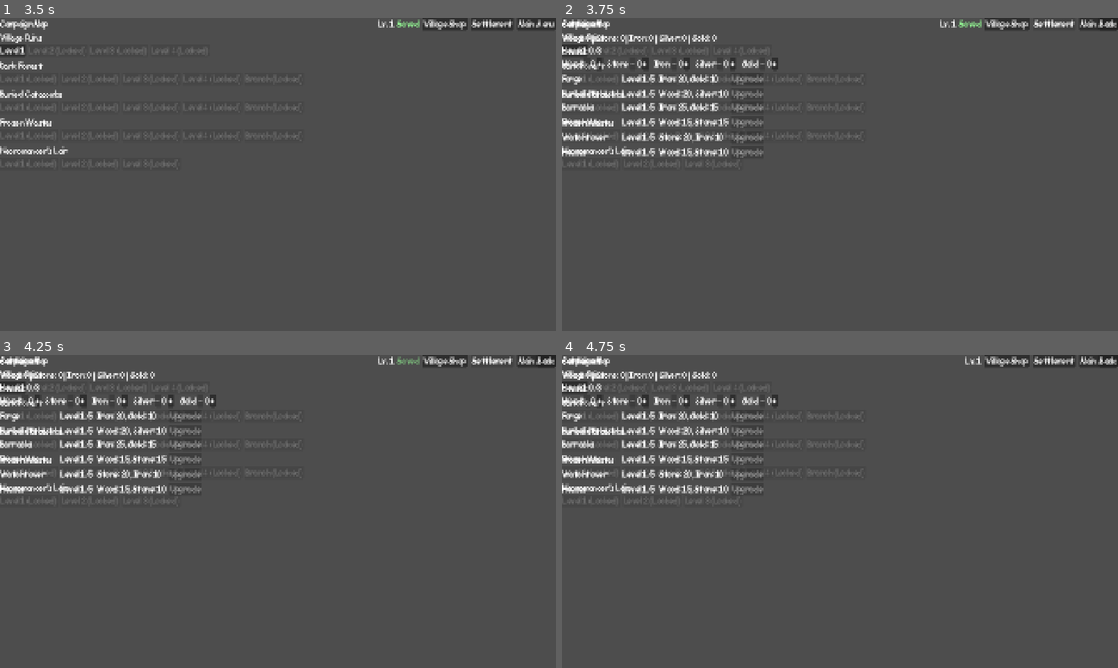
Above: before the commit, frames 1-4 (two rows, left to right).
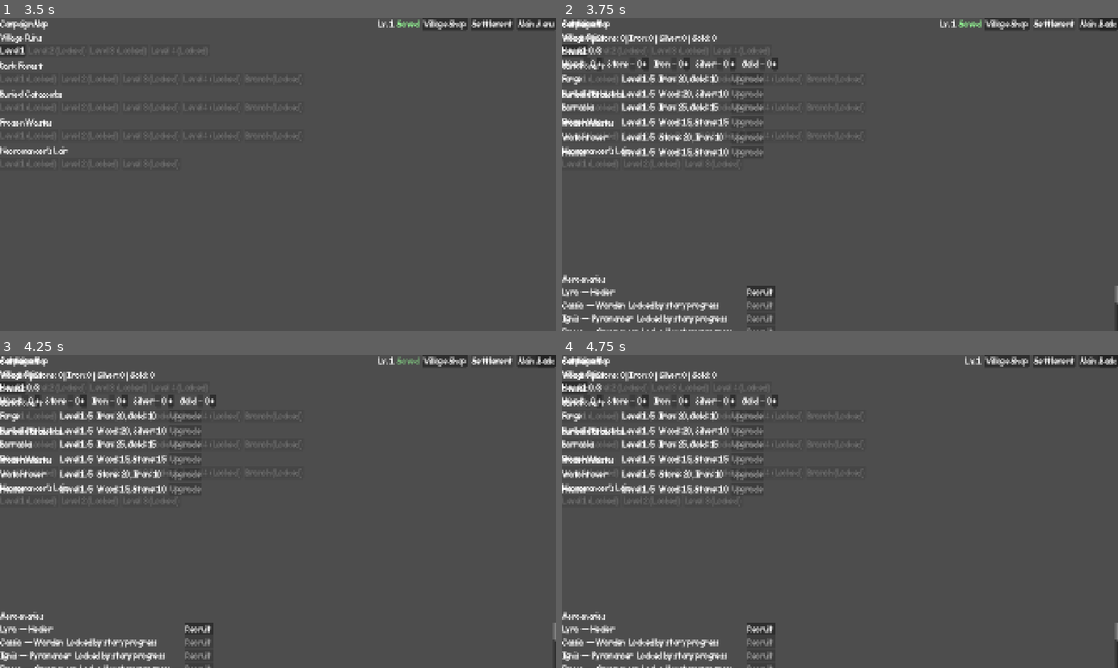
Above: after the commit, the same moments.

Repository: geniussjack/AlJourney
Game: Godot game, scene res://Scenes/UI/MainMenu.tscn
Same seed, same stepped clock (60 frames per second), same inputs: the game is played once before the commit and once after it.
Inputs:
- Up to frame 1 (3.5 s): click "New Game" at 0.5 s; click "New Game" at 1.25 s; click "New Game" at 2 s; click "Settings" at 2.75 s
- Up to frame 2 (3.75 s): click "Settlement" at 3.5 s
- Up to frame 3 (4.25 s): no input
- Up to frame 4 (4.75 s): click "Level 1" at 4.25 s

Frame 1 is identical in both runs. In frame 2, 1.6% of the frame differs, in the area x 0-100%, y 82-100%; in frame 3, 1.6%; in frame 4, 1.6%.

Commit message:
feat(settlement): add Barracks recruitment UI and companion spawn-in
Sixth step of design document section 9 — lets the player actually pick
an active mercenary from the roster added in the previous stage, and
spawns them into DualHeroSystem's companion slot at battle start. Stacks
on the settlement branches (#18/#19/#20/#21/#22).

- SettlementUI gains a mercenary panel: every subclass, showing its
  name/role, lock condition or recovery countdown, and a recruit/dismiss
  button reflecting GameStateManager's roster state
- BattleScene calls DualHeroSystem.set_companion() for the active
  mercenary (if any) right after loading the two heroes from save

Not in this PR: BattleHUD and TurnActionPanel still only know about the
Mage and Warrior, so a spawned companion currently fights silently in
the background (contributes to party-alive checks and XP) without a
portrait or a way to act - that generalization is the next stage.

Diff:
--- a/Data/Languages/translations.csv
+++ b/Data/Languages/translations.csv
@@ -73,6 +73,13 @@
 UI_SETTLEMENT_LEVEL,Level,Уровень
 UI_SETTLEMENT_MAX_LEVEL,Max Level,Макс. уровень
 UI_SETTLEMENT_UPGRADE,Upgrade,Улучшить
+UI_SETTLEMENT_MERCENARIES_TITLE,Mercenaries,Наёмники
+UI_MERCENARY_SELECT,Recruit,Призвать
+UI_MERCENARY_CLEAR,Dismiss,Отпустить
+UI_MERCENARY_ACTIVE,In the party,В отряде
+UI_MERCENARY_RECOVERING,Recovering (battles left),Восстанавливается (боёв осталось)
+UI_MERCENARY_LOCKED_BARRACKS,Requires Barracks level,Требуется уровень Казармы
+UI_MERCENARY_LOCKED_STORY,Locked by story progress,Откроется по ходу сюжета
 UI_SETTLEMENT_BACK,Back,Назад
 STRATEGIC_RESOURCE_WOOD,Wood,Дерево
 STRATEGIC_RESOURCE_STONE,Stone,Камень
--- a/Scripts/Scenes/battle_scene.gd
+++ b/Scripts/Scenes/battle_scene.gd
@@ -32,6 +32,7 @@
 	add_child(_hero_system)
 
 	_initialize_heroes()
+	_initialize_companion()
 
 	_battle_hud.initialize(_hero_system, _battle_manager)
 
@@ -108,6 +109,19 @@
 	else:
 		print("[BattleScene] New heroes created with base stats")
 
+## Fills the party's third slot with the currently active mercenary, if
+## one is set (see design document, section 9). No-op if the slot is
+## empty, or if the active mercenary somehow isn't available anymore
+## (defensive - GameStateManager only lets an available one become active
+## in the first place, but a save could theoretically be edited by hand).
+func _initialize_companion() -> void:
+	var subclass: MercenarySubclassData = GameStateManager.get_active_mercenary()
+	if subclass == null or not GameStateManager.is_mercenary_unlocked(subclass):
+		return
+
+	_hero_system.set_companion(PlayerCharacter.create_mercenary(subclass))
+	print("[BattleScene] Companion joined the battle: %s" % subclass.get_key())
+
 func _on_enemy_defeated(enemy: Enemy) -> void:
 	print("[BattleScene] Enemy defeated: %s" % enemy.get_character_name())
 
--- a/Scripts/UI/settlement_ui.gd
+++ b/Scripts/UI/settlement_ui.gd
@@ -8,6 +8,7 @@
 var _building_rows: Dictionary[GameEnums.BuildingType, Dictionary] = {}
 var _workers_summary_label: Label
 var _worker_rows: Dictionary[GameEnums.StrategicResource, Dictionary] = {}
+var _mercenary_rows: Dictionary[String, Dictionary] = {}
 
 ## Builds the whole settlement layout and subscribes to state changes.
 func _ready() -> void:
@@ -36,16 +37,123 @@
 	for building: GameEnums.BuildingType in GameEnums.BuildingType.values():
 		buildings_container.add_child(_build_building_row(building))
 
+	root.add_child(_build_mercenaries_section())
+
 	GameStateManager.strategic_resource_changed.connect(_on_strategic_resource_changed)
 	GameStateManager.building_upgraded.connect(_on_building_upgraded)
 	GameStateManager.worker_assignment_changed.connect(_on_worker_assignment_changed)
+	GameStateManager.active_mercenary_changed.connect(_on_active_mercenary_changed)
+	GameStateManager.mercenary_recovery_changed.connect(_on_mercenary_recovery_changed)
 
 	_refresh_resources_label()
 	for building: GameEnums.BuildingType in _building_rows.keys():
 		_refresh_building_row(building)
 	_refresh_workers_section()
+	for key: String in _mercenary_rows.keys():
+		_refresh_mercenary_row(key)
 
 	print("[SettlementUI] Initialized")
+
+## Builds the Barracks recruitment panel: one row per mercenary subclass in
+## the whole roster (locked ones are shown greyed out with their unlock
+## condition, rather than hidden, so the player knows what's coming).
+func _build_mercenaries_section() -> VBoxContainer:
+	var section := VBoxContainer.new()
+	section.add_theme_constant_override("separation", 4)
+
+	var title := Label.new()
+	title.text = tr("UI_SETTLEMENT_MERCENARIES_TITLE")
+	section.add_child(title)
+
+	var scroll := ScrollContainer.new()
+	scroll.custom_minimum_size = Vector2(0, 160)
+	section.add_child(scroll)
+
+	var rows := VBoxContainer.new()
+	rows.add_theme_constant_override("separation", 4)
+	scroll.add_child(rows)
+
+	for subclass: MercenarySubclassData in MercenaryDatabase.get_all_subclasses():
+		rows.add_child(_build_mercenary_row(subclass))
+
+	return section
+
+## Builds a single mercenary's row: name/role, status, and a select/clear button.
+func _build_mercenary_row(subclass: MercenarySubclassData) -> HBoxContainer:
+	var row := HBoxContainer.new()
+	row.add_theme_constant_override("separation", 12)
+
+	var name_label := Label.new()
+	name_label.text = "%s — %s" % [tr(subclass.character_name_key), tr(subclass.name_key)]
+	name_label.custom_minimum_size = Vector2(220, 0)
+	row.add_child(name_label)
+
+	var status_label := Label.new()
+	status_label.size_flags_horizontal = Control.SIZE_EXPAND_FILL
+	row.add_child(status_label)
+
+	var action_button := Button.new()
+	action_button.pressed.connect(func() -> void: _on_mercenary_action_pressed(subclass))
+	row.add_child(action_button)
+
+	_mercenary_rows[subclass.get_key()] = {
+		"status_label": status_label,
+		"action_button": action_button,
+	}
+
+	return row
+
+## Refreshes one mercenary row's status text and action button, based on
+## whether it's locked, recovering, active, or available to select.
+func _refresh_mercenary_row(key: String) -> void:
+	var subclass: MercenarySubclassData = MercenaryDatabase.get_by_key(key)
+	var row: Dictionary = _mercenary_rows[key]
+	var status_label: Label = row["status_label"]
+	var action_button: Button = row["action_button"]
+
+	if not GameStateManager.is_mercenary_unlocked(subclass):
+		status_label.text = _lock_condition_text(subclass)
+		action_button.text = tr("UI_MERCENARY_SELECT")
+		action_button.disabled = true
+		return
+
+	if GameStateManager.get_active_mercenary_key() == key:
+		status_label.text = tr("UI_MERCENARY_ACTIVE")
+		action_button.text = tr("UI_MERCENARY_CLEAR")
+		action_button.disabled = false
+		return
+
+	var battles_left: int = GameStateManager.get_battles_until_available(key)
+	if battles_left > 0:
+		status_label.text = "%s: %d" % [tr("UI_MERCENARY_RECOVERING"), battles_left]
+		action_button.text = tr("UI_MERCENARY_SELECT")
+		action_button.disabled = true
+		return
+
+	status_label.text = ""
+	action_button.text = tr("UI_MERCENARY_SELECT")
+	action_button.disabled = false
+
+## Returns the display text explaining why a locked mercenary isn't
+## available yet.
+func _lock_condition_text(subclass: MercenarySubclassData) -> String:
+	if subclass.required_barracks_level > 0:
+		return "%s: %d" % [tr("UI_MERCENARY_LOCKED_BARRACKS"), subclass.required_barracks_level]
+	return tr("UI_MERCENARY_LOCKED_STORY")
+
+func _on_mercenary_action_pressed(subclass: MercenarySubclassData) -> void:
+	if GameStateManager.get_active_mercenary_key() == subclass.get_key():
+		GameStateManager.clear_active_mercenary()
+	else:
+		GameStateManager.set_active_mercenary(subclass)
+
+func _on_active_mercenary_changed(_key: String) -> void:
+	for row_key: String in _mercenary_rows.keys():
+		_refresh_mercenary_row(row_key)
+
+func _on_mercenary_recovery_changed(key: String, _battles_remaining: int) -> void:
+	if _mercenary_rows.has(key):
+		_refresh_mercenary_row(key)
 
 ## Builds the worker-assignment panel: capacity summary plus one
 ## assign/unassign row per strategic resource.
@@ -223,3 +331,7 @@
 		GameStateManager.building_upgraded.disconnect(_on_building_upgraded)
 	if GameStateManager.worker_assignment_changed.is_connected(_on_worker_assignment_changed):
 		GameStateManager.worker_assignment_changed.disconnect(_on_worker_assignment_changed)
+	if GameStateManager.active_mercenary_changed.is_connected(_on_active_mercenary_changed):
+		GameStateManager.active_mercenary_changed.disconnect(_on_active_mercenary_changed)
+	if GameStateManager.mercenary_recovery_changed.is_connected(_on_mercenary_recovery_changed):
+		GameStateManager.mercenary_recovery_changed.disconnect(_on_mercenary_recovery_changed)
